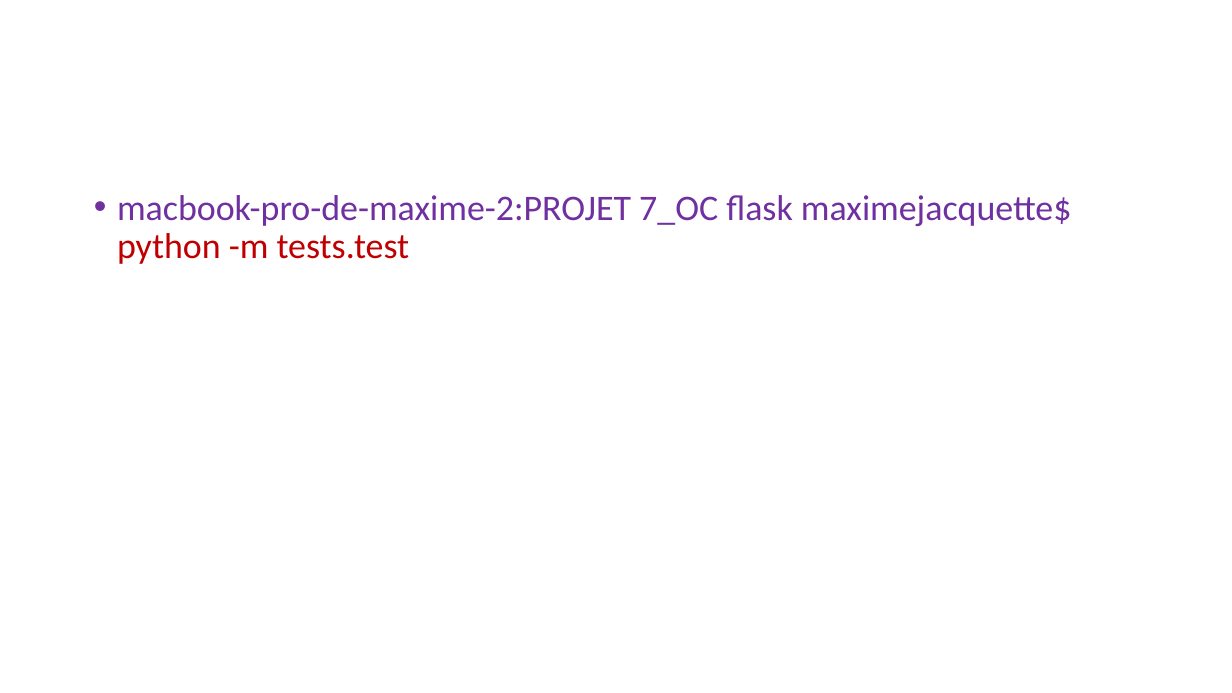
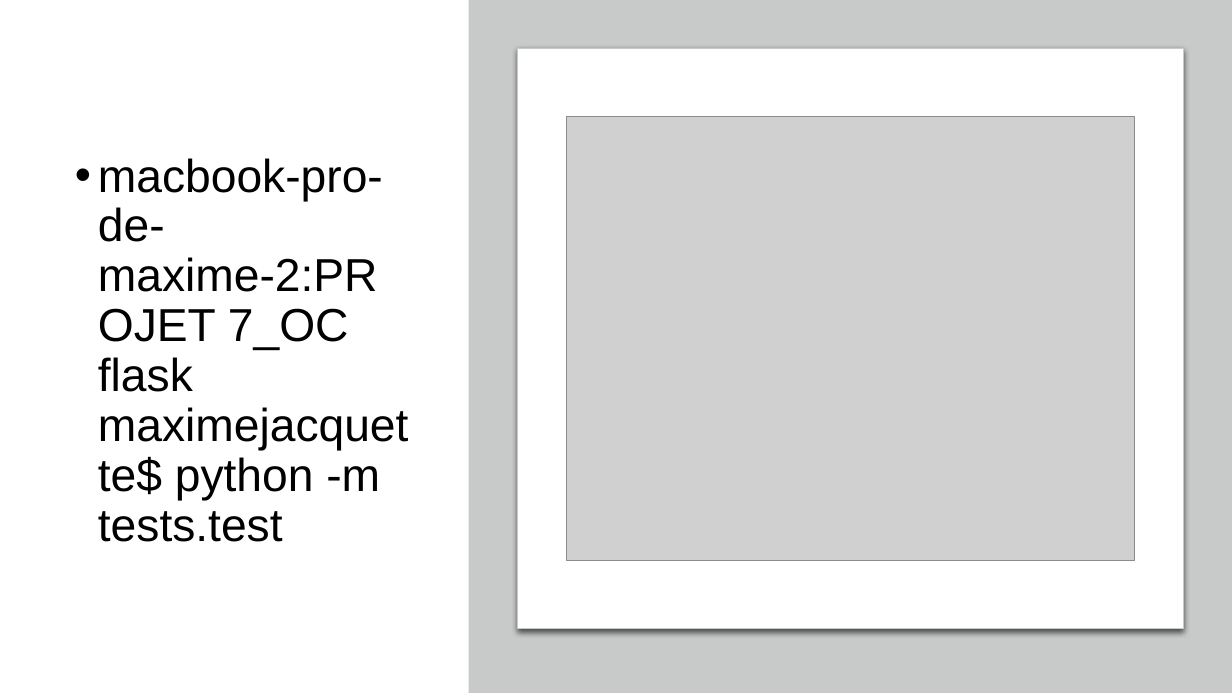
Before and after one commit to Maximedu13/Cr-ez-GrandPy-Bot-le-papy-robot, a slide deck: slide 9 of livrables/presentation_p7.pptx (slide 13 before the commit). Drawn at 1232x693 pixels with LibreOffice and Linux fonts; fonts in the diff are those of the drawing; grey boxes stand for pictures. Boxes give left, top, right and bottom in pixels: in the first picture for what was removed or moved away, otherwise in the second. Text is boxed around its words. In the diff, an @@ line names an element or a change of style, - is before the commit and + after.

```diff
--- a/livrables/presentation_p7.pptx
+++ b/livrables/presentation_p7.pptx
@@ rectangle added at <box>469,0,1232,693</box>, fill #C8CACA @@
@@ rounded rectangle added at <box>518,49,1183,629</box>, fill #FFFFFF, outline #C8CACA 0.75 pt @@
@@ picture added at <box>567,116,1134,560</box> @@
@@ text "macbook-pro-de-maxime-2:PROJET 7_OC flask maximejacquette$ p ...": place and size @@
-text "macbook-pro-de-maxime-2:PROJET 7_OC flask maximejacquette$ p ..." at <box>117,195,1072,264</box>
+text "macbook-pro-de-maxime-2:PROJET 7_OC flask maximejacquette$ p ..." at <box>98,158,383,542</box>
@@ text "macbook-pro-de-maxime-2:PROJET 7_OC flask maximejacquette$ p ..." at <box>98,158,383,542</box>: size 28 to 36 pt, font Calibri to Arial; text colour #7030A0 to #000000 in "macbook-pro-de-maxime-2:PROJET 7_OC flask maximejacquette$"; text colour #C00000 to #000000 in "python -m tests.test" @@
```
Also in this commit, not shown: 2 other slides changed, 6 slides added, 10 slides removed, 10 other files.
